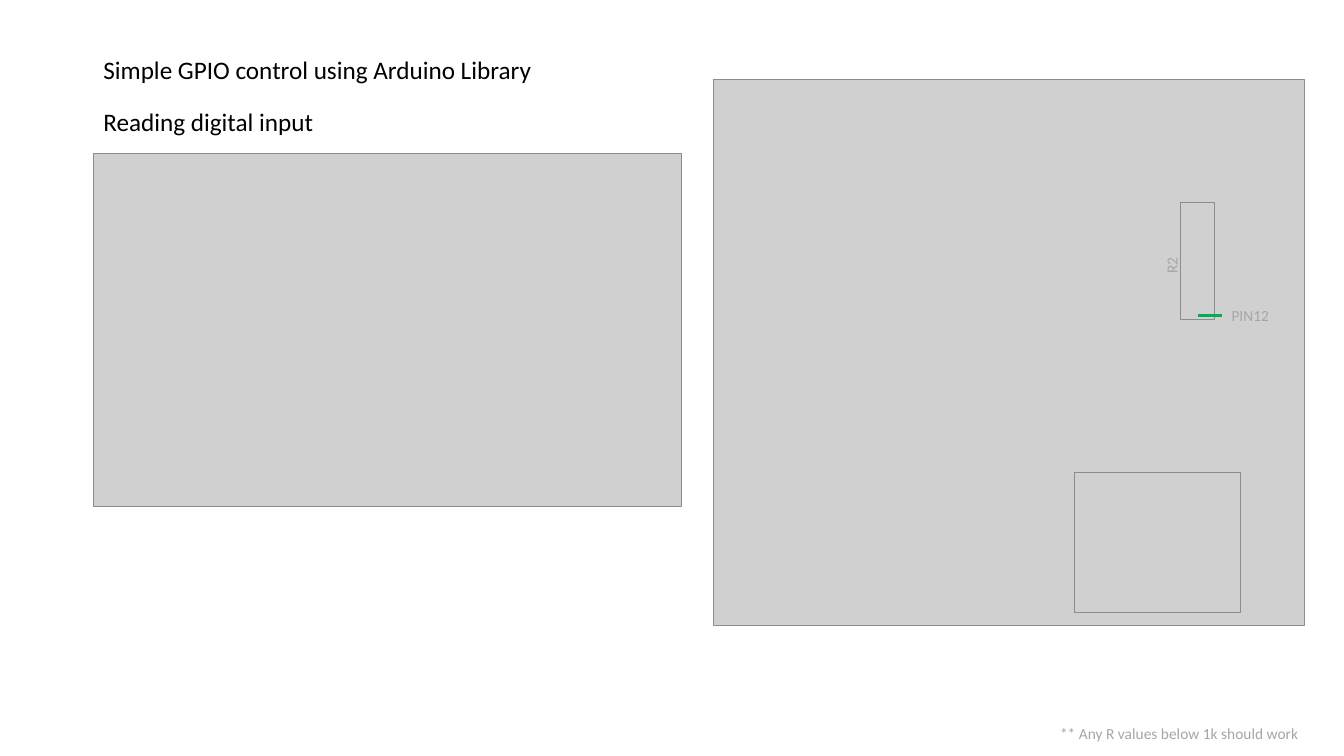
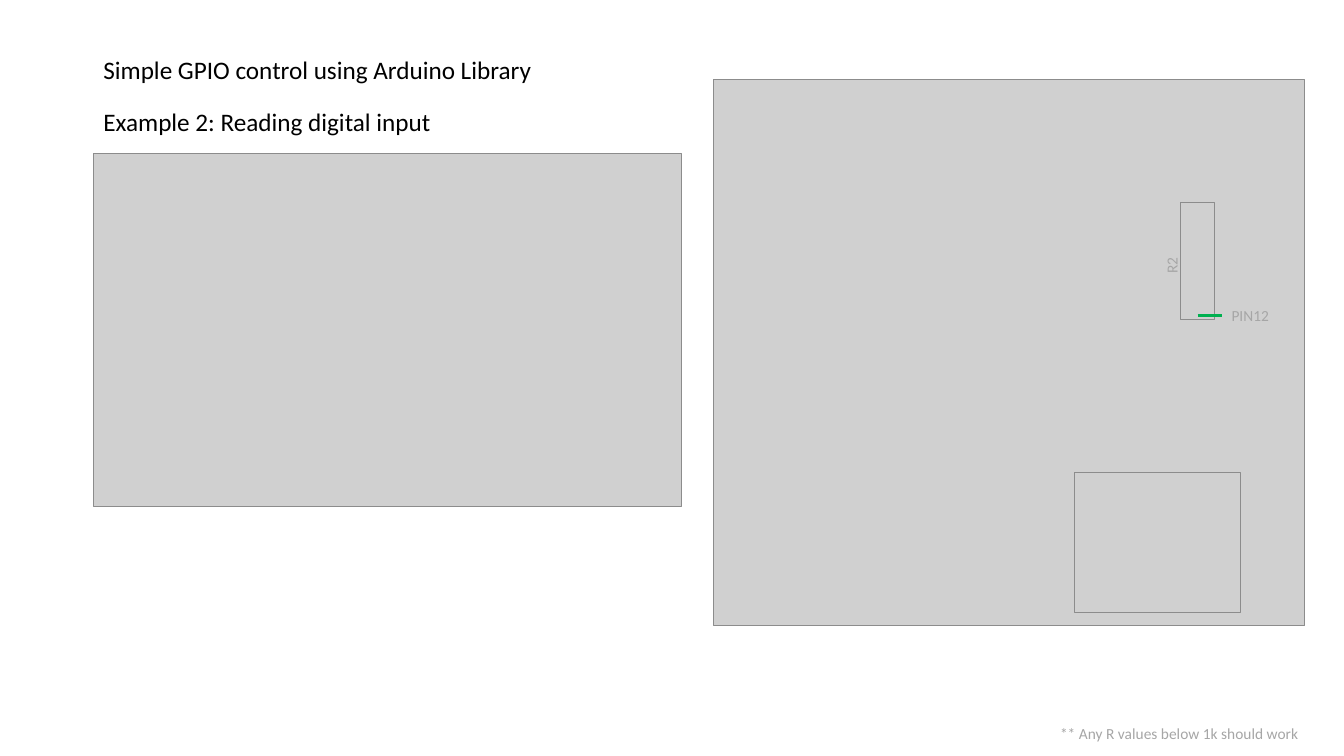
Before and after one commit to haq-m/MCTE3104-s1.1819, a slide deck: slide 9 of session-1/MCTE 3104 - ses01.pptx. Drawn at 1344x756 pixels with LibreOffice and Linux fonts; fonts in the diff are those of the drawing; grey boxes stand for pictures. Boxes give left, top, right and bottom in pixels: in the first picture for what was removed or moved away, otherwise in the second. Text is boxed around its words. In the diff, an @@ line names an element or a change of style, - is before the commit and + after.

```diff
--- a/session-1/MCTE 3104 - ses01.pptx
+++ b/session-1/MCTE 3104 - ses01.pptx
@@ text at (103,113,430,136): text changed @@
-Reading digital input
+Example 2: Reading digital input
```
Also in this commit, not shown: 8 other slides changed.
